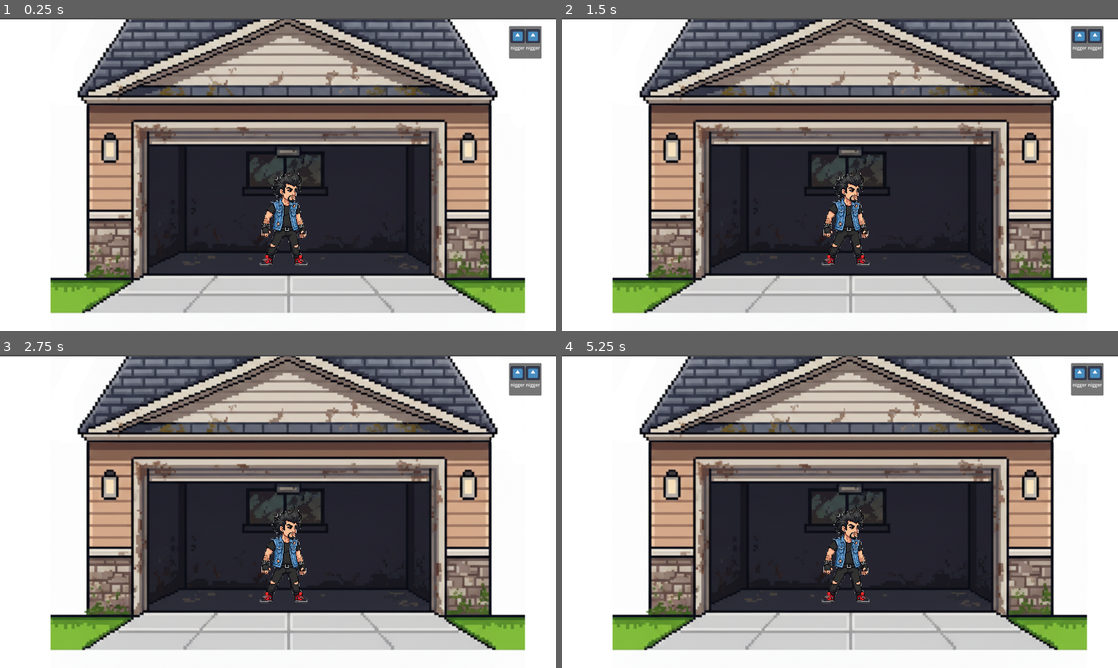
Above: before the commit, frames 1-4 (two rows, left to right).
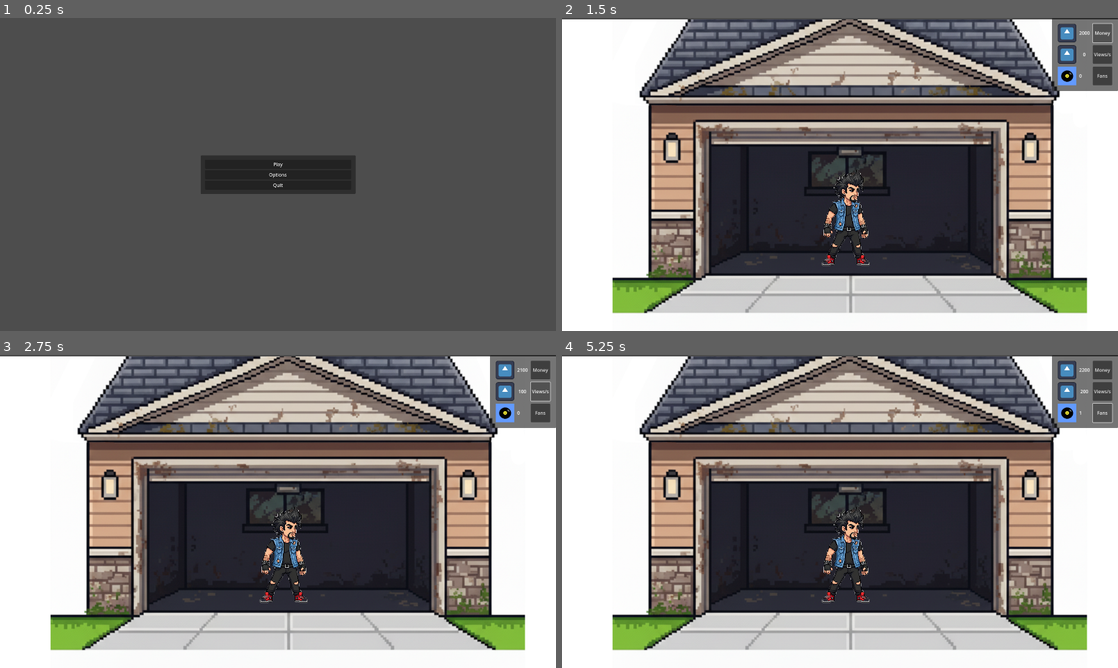
Above: after the commit, the same moments.

Repository: Geluco/music-band-tycoon
Game: Godot game, scene res://scenes/menu.tscn
Two runs of this game, one before a commit and one after it. Both use one fixed random seed, a clock stepped at 60 frames per second and the inputs below. Before the commit the project starts from res://scenes/main_node.tscn. The engine's default icon, where the game draws it, is replaced by a stand-in: a white triangle on a blue panel in a dark square.
Inputs (mouse positions are in pixels of both pictures, inside the frame that each line leads up to):
- Up to frame 1 (0.25 s): no input
- Up to frame 2 (1.5 s): click (840, 165) at 0.5 s, where only the run after the commit has a clickable "Play"; click (1101, 33) at 1.25 s, where only the run after the commit has a clickable "Money"
- Up to frame 3 (2.75 s): click (539, 392) at 2 s, where only the run after the commit has a clickable "Views/s"
- Up to frame 4 (5.25 s): click (1101, 414) at 2.75 s, where only the run after the commit has a clickable "Fans"; click (1101, 370) at 3.5 s, where only the run after the commit has a clickable "Money"; click (1101, 392) at 4.25 s, where only the run after the commit has a clickable "Views/s"; click (1101, 414) at 5 s, where only the run after the commit has a clickable "Fans"

The runs differ from the first frame. In frame 1, 90% of the frame differs, in the area x 0-100%, y 0-100%; in frame 2, 2.6%; in frame 3, 2.5%; in frame 4, 2.5%.

Commit message:
Main scene, score
Now when u run it it opens the main menu
Added money, views, fans
the money grows with time and the fans cost money and recquires certain views
all of them can grow with a button

Diff:
--- /dev/null
+++ b/global.gd
@@ -0,0 +1,4 @@
+extends Node
+var money=0
+var views=0
+var fans=0
--- a/project.godot
+++ b/project.godot
@@ -11,9 +11,13 @@
 [application]
 
 config/name="music-band-tycoon"
-run/main_scene="uid://8rdlqav878pv"
+run/main_scene="uid://ce7ts0jgjp8ra"
 config/features=PackedStringArray("4.4", "GL Compatibility")
 config/icon="res://icon.svg"
+
+[autoload]
+
+Global="*res://global.gd"
 
 [display]
 
--- a/scenes/main_node.tscn
+++ b/scenes/main_node.tscn
@@ -1,10 +1,16 @@
-[gd_scene load_steps=4 format=3 uid="uid://8rdlqav878pv"]
+[gd_scene load_steps=9 format=3 uid="uid://8rdlqav878pv"]
 
+[ext_resource type="Script" uid="uid://bl80s1spk4nqy" path="res://scripts/main_node.gd" id="1_7exka"]
 [ext_resource type="PackedScene" uid="uid://c0nssosyhrhui" path="res://scenes/garage.tscn" id="1_e3fa1"]
 [ext_resource type="PackedScene" uid="uid://ci6l3qn5p31f1" path="res://scenes/main_character.tscn" id="2_5wdvg"]
 [ext_resource type="Texture2D" uid="uid://bqo5g5immf218" path="res://icon.svg" id="3_t1rhp"]
+[ext_resource type="Script" uid="uid://bigo6xx3b1ybt" path="res://scripts/money_label.gd" id="5_32378"]
+[ext_resource type="Script" uid="uid://dwshggakak413" path="res://scripts/views_label.gd" id="6_brsxu"]
+[ext_resource type="Texture2D" uid="uid://c8uchh7mu321l" path="res://img/Boton-canciones.png" id="7_mbi2d"]
+[ext_resource type="Script" uid="uid://dlcbbpj2vcavm" path="res://scripts/fans_label.gd" id="8_81nw7"]
 
 [node name="Main Node" type="Node2D"]
+script = ExtResource("1_7exka")
 
 [node name="Decoration" parent="." instance=ExtResource("1_e3fa1")]
 light_mask = 2
@@ -21,42 +27,68 @@
 anchors_preset = 1
 anchor_left = 1.0
 anchor_right = 1.0
-offset_left = -162.0
-offset_top = 28.0
-offset_right = -50.0
-offset_bottom = 140.0
+offset_left = -195.0
+offset_bottom = 189.0
 grow_horizontal = 0
 
 [node name="MarginContainer" type="MarginContainer" parent="CanvasLayer/PanelContainer"]
 layout_mode = 2
-theme_override_constants/margin_left = 5
-theme_override_constants/margin_top = 10
-theme_override_constants/margin_right = 5
-theme_override_constants/margin_bottom = 0
+theme_override_constants/margin_left = 20
+theme_override_constants/margin_top = 20
+theme_override_constants/margin_right = 20
+theme_override_constants/margin_bottom = 20
 
 [node name="GridContainer" type="GridContainer" parent="CanvasLayer/PanelContainer/MarginContainer"]
 layout_mode = 2
-columns = 2
+theme_override_constants/h_separation = 10
+theme_override_constants/v_separation = 10
+columns = 3
 
 [node name="TextureRect" type="TextureRect" parent="CanvasLayer/PanelContainer/MarginContainer/GridContainer"]
 layout_mode = 2
 texture = ExtResource("3_t1rhp")
-expand_mode = 2
+expand_mode = 4
+
+[node name="Money" type="Label" parent="CanvasLayer/PanelContainer/MarginContainer/GridContainer"]
+layout_mode = 2
+text = "
+"
+horizontal_alignment = 1
+script = ExtResource("5_32378")
+
+[node name="Button_money" type="Button" parent="CanvasLayer/PanelContainer/MarginContainer/GridContainer"]
+layout_mode = 2
+text = "Money"
 
 [node name="TextureRect2" type="TextureRect" parent="CanvasLayer/PanelContainer/MarginContainer/GridContainer"]
 layout_mode = 2
 texture = ExtResource("3_t1rhp")
 expand_mode = 4
-stretch_mode = 5
+stretch_mode = 4
+
+[node name="Views" type="Label" parent="CanvasLayer/PanelContainer/MarginContainer/GridContainer"]
+layout_mode = 2
+horizontal_alignment = 1
+script = ExtResource("6_brsxu")
+
+[node name="Button_views" type="Button" parent="CanvasLayer/PanelContainer/MarginContainer/GridContainer"]
+layout_mode = 2
+text = "Views/s"
+
+[node name="TextureRect3" type="TextureRect" parent="CanvasLayer/PanelContainer/MarginContainer/GridContainer"]
+layout_mode = 2
+texture = ExtResource("7_mbi2d")
 
 [node name="Label" type="Label" parent="CanvasLayer/PanelContainer/MarginContainer/GridContainer"]
 layout_mode = 2
-text = "nigger
-"
-horizontal_alignment = 1
+script = ExtResource("8_81nw7")
 
-[node name="Label2" type="Label" parent="CanvasLayer/PanelContainer/MarginContainer/GridContainer"]
+[node name="Button_fans" type="Button" parent="CanvasLayer/PanelContainer/MarginContainer/GridContainer"]
 layout_mode = 2
-text = "nigger
-"
-horizontal_alignment = 1
+text = "Fans"
+
+[connection signal="pressed" from="CanvasLayer/PanelContainer/MarginContainer/GridContainer/Button_money" to="." method="_on_button_pressed"]
+[connection signal="pressed" from="CanvasLayer/PanelContainer/MarginContainer/GridContainer/Button_money" to="." method="_on_button_money_pressed"]
+[connection signal="pressed" from="CanvasLayer/PanelContainer/MarginContainer/GridContainer/Button_views" to="." method="_on_button_views_pressed"]
+[connection signal="pressed" from="CanvasLayer/PanelContainer/MarginContainer/GridContainer/Button_fans" to="." method="_on_button_pressed"]
+[connection signal="pressed" from="CanvasLayer/PanelContainer/MarginContainer/GridContainer/Button_fans" to="." method="_on_button_fans_pressed"]
--- /dev/null
+++ b/scripts/fans_label.gd
@@ -0,0 +1,3 @@
+extends Label
+func _process(delta):
+	self.text=str(Global.fans)
--- /dev/null
+++ b/scripts/main_node.gd
@@ -0,0 +1,23 @@
+extends Node2D
+var n=0
+var i=0
+func _ready():
+	print(Global.money)
+
+func _process(delta):
+	n+=1
+	if n>=100:
+		n-=100
+		Global.money+=100
+func _on_button_views_pressed() -> void:
+	Global.views+=100
+
+
+func _on_button_fans_pressed() -> void:
+	if Global.money-2000>=0 && Global.views>100:
+		Global.fans+=1
+		Global.money-=2000
+
+
+func _on_button_money_pressed() -> void:
+	Global.money+=2000
--- /dev/null
+++ b/scripts/money_label.gd
@@ -0,0 +1,3 @@
+extends Label
+func _process(delta):
+	self.text=str(Global.money)
--- /dev/null
+++ b/scripts/views_label.gd
@@ -0,0 +1,3 @@
+extends Label
+func _process(delta):
+	self.text=str(Global.views)
Not shown, added: global.gd.uid
Not shown, added: img/Boton-canciones.png.import
Not shown, added: scripts/fans_label.gd.uid
Not shown, added: scripts/main_node.gd.uid
Not shown, added: scripts/money_label.gd.uid
Not shown, added: scripts/views_label.gd.uid
